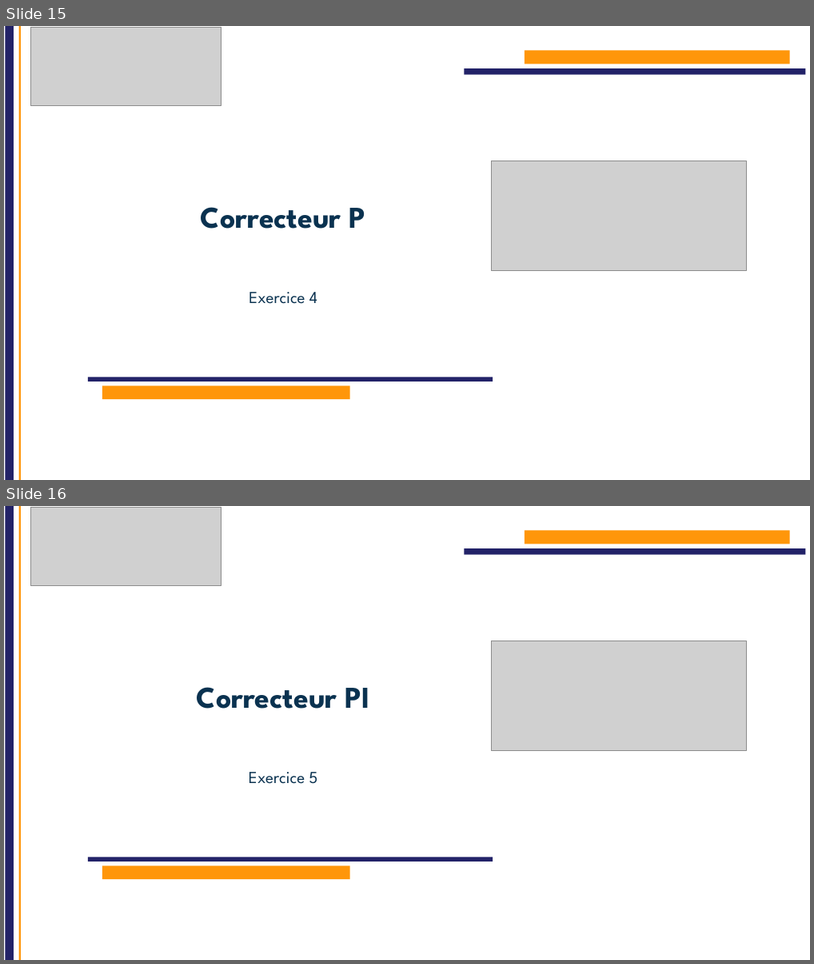
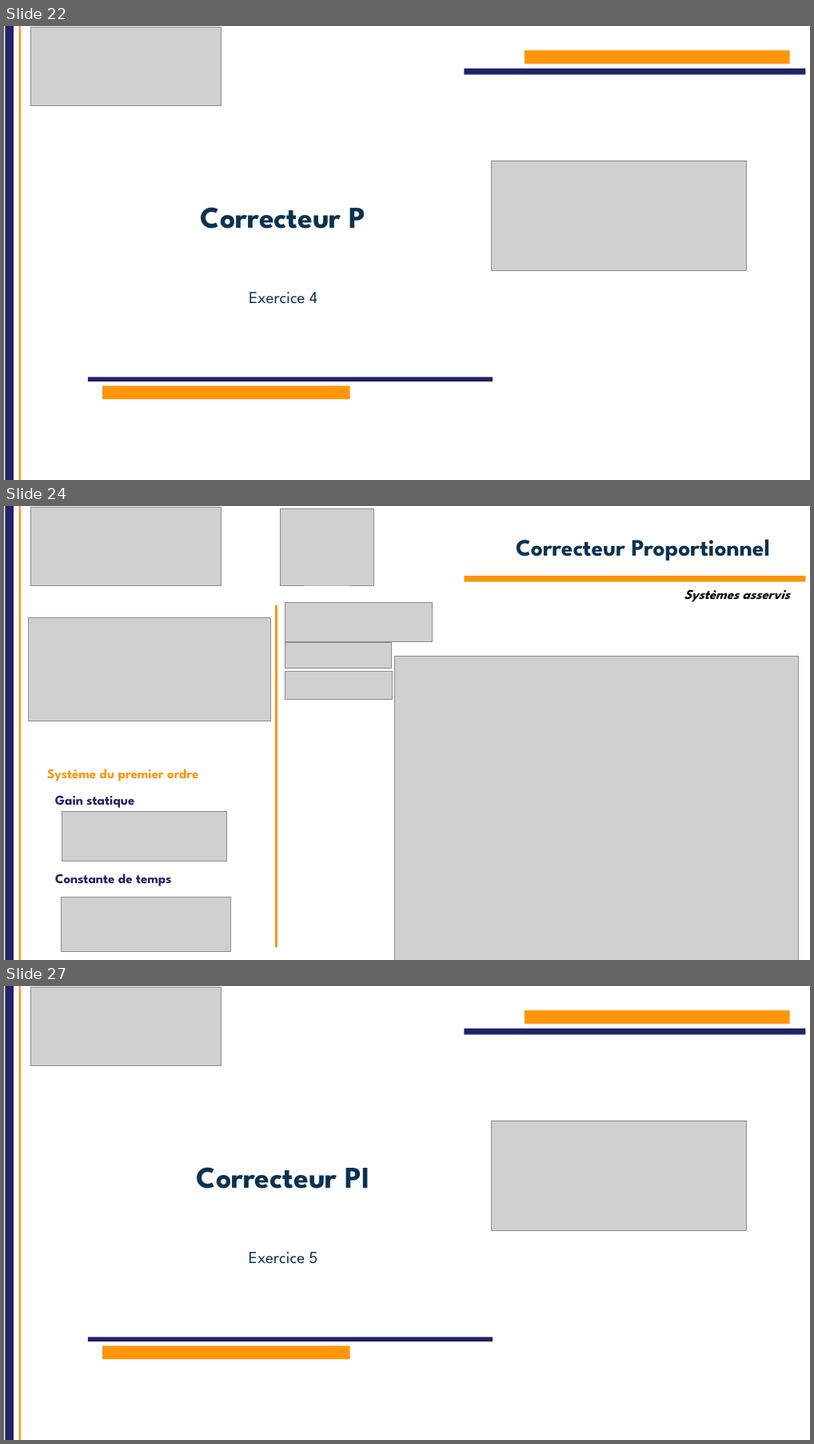
Before and after one commit to IOGS-Digital-Methods/semester-5, a slide deck: OptoElectronique/TD/2026/TD_asservissement/S5_OptoElectronique_TD_auto_2026.pptx. Shown one above the other, each under a label of ours: slides 15 and 16 before the commit, slides 22, 24 and 27 after it; the slides between them are not shown. The pictures are 814x964 and 814x1444 pixels, drawn with LibreOffice and Linux fonts; fonts in the diff are those of the drawing; grey boxes stand for pictures; background and template pictures are left out. Boxes give left, top, right and bottom in pixels: in the first picture for what was removed or moved away, otherwise in the second. Text is boxed around its words. In the diff, an @@ line names an element or a change of style, - is before the commit and + after.

```diff
--- a/OptoElectronique/TD/2026/TD_asservissement/S5_OptoElectronique_TD_auto_2026.pptx
+++ b/OptoElectronique/TD/2026/TD_asservissement/S5_OptoElectronique_TD_auto_2026.pptx
@@ slide 24 added at box(4, 506, 810, 960), background #FFFFFF; not listed: 2 template elements that a slide beside it also shows @@
@@ picture added at box(31, 508, 222, 585) @@
@@ picture added at box(281, 508, 374, 585) @@
@@ title added at box(516, 539, 770, 560), 28 pt, text #0A3250, bold @@
+Correcteur Proportionnel
@@ rectangle added at box(464, 576, 806, 582), fill #FA960A @@
@@ text added at box(685, 589, 790, 602), 16 pt, text #000000, bold, italic @@
+Systèmes asservis
@@ picture added at box(29, 618, 271, 721) @@
@@ line added from (277, 606) to (277, 947), #FA960A 2.25 pt @@
@@ picture added at box(286, 602, 432, 641) @@
@@ picture added at box(285, 642, 392, 668) @@
@@ picture added at box(285, 671, 392, 700) @@
@@ picture added at box(394, 656, 799, 960) @@
@@ text added at box(47, 768, 198, 781), 16 pt, text #FA960A, bold @@
+Système du premier ordre
@@ text added at box(55, 795, 134, 808), 16 pt, text #222268, bold @@
+Gain statique
@@ picture added at box(62, 811, 226, 861) @@
@@ text added at box(55, 873, 172, 886), 16 pt, text #222268, bold @@
+Constante de temps
@@ picture added at box(62, 896, 231, 951) @@
@@ what was slide 15 is now slide 22 @@
@@ what was slide 16 is now slide 27 @@
```
Also in this commit, not shown: 10 other slides added, 20 other files.
